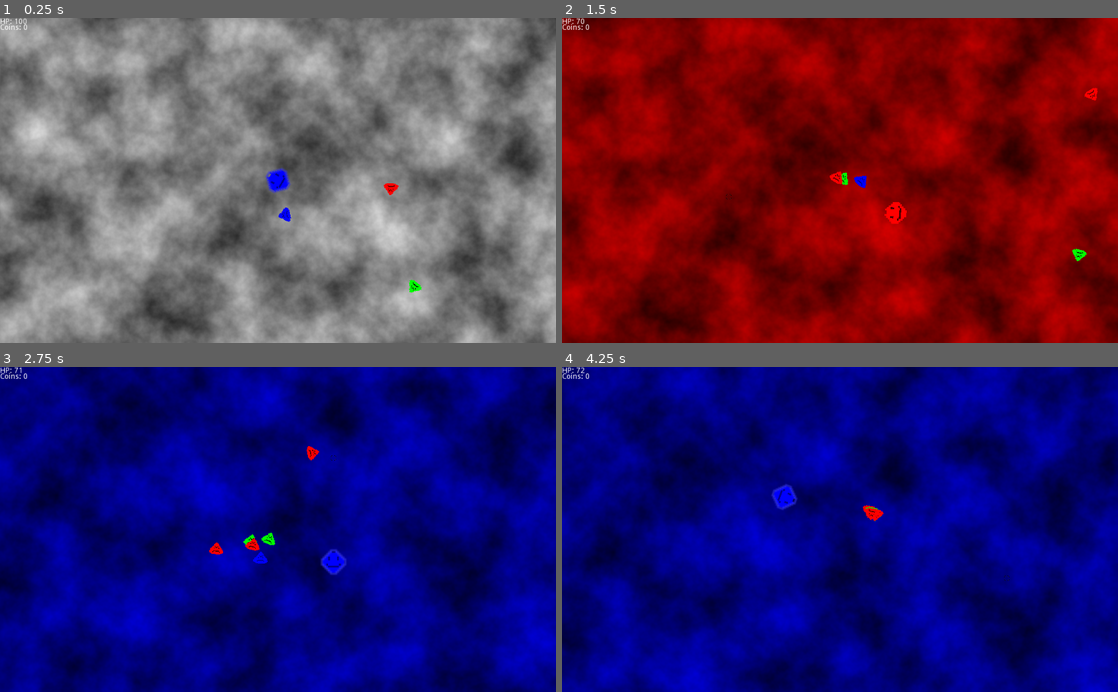
Above: before the commit, frames 1-4 (two rows, left to right).
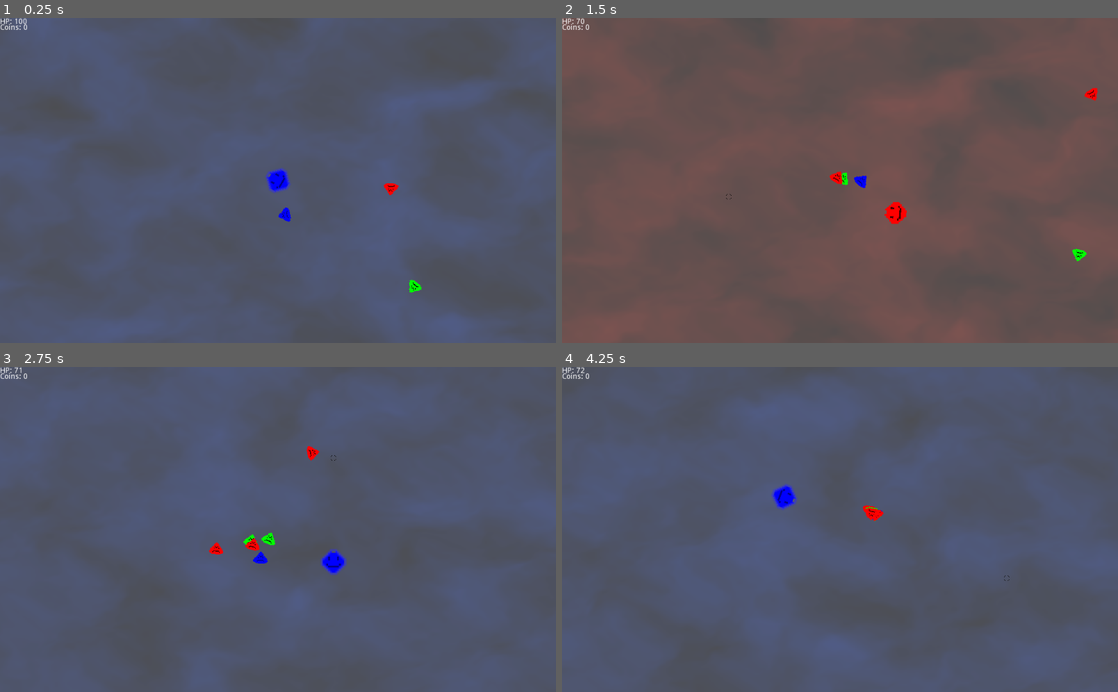
Above: after the commit, the same moments.

Repository: JuanG10/boss
Game: Godot game, scene res://proof of concept.tscn
Same seed, same stepped clock (60 frames per second), same inputs: the game is played once before the commit and once after it. The engine's default icon, where the game draws it, is replaced by a stand-in: a white triangle on a blue panel in a dark square.
Inputs (mouse positions are in pixels of both pictures, inside the frame that each line leads up to):
- Up to frame 1 (0.25 s): no input
- Up to frame 2 (1.5 s): tap Enter (ui_accept) at 0.5, 0.77 s; move the mouse to (962, 164) at 0.52 s; hold D (right) 0.53-1.28 s; tap E (next_color) at 0.6 s; tap Q (previous_color) at 0.8, 1.35 s; move the mouse to (728, 196) at 1.27 s; hold S (down) from 1.28 s (still down)
- Up to frame 3 (2.75 s): tap Enter (ui_accept) at 1.52 s; tap E (next_color) at 1.55, 2.1 s; move the mouse to (333, 458) at 2.02 s; release S (down) at 2.03 s; hold D (right) from 2.03 s (still down); tap Q (previous_color) at 2.3 s
- Up to frame 4 (4.25 s): move the mouse to (812, 594) at 2.77 s; release D (right) at 2.78 s; hold W (up) 2.78-3.53 s; tap Q (previous_color) at 2.85, 3.8 s; tap Enter (ui_accept) at 3.02, 3.77 s; tap E (next_color) at 3.05, 3.6 s; move the mouse to (1006, 578) at 3.52 s; hold A (left) from 3.53 s (still down)

The runs differ from the first frame. In frame 1, 86% of the frame differs, in the area x 0-100%, y 0-100%; in frame 2, 100%; in frame 3, 99%; in frame 4, 100%.

Commit message:
nieblaDeFondoHecha

Diff:
--- /dev/null
+++ b/Fondos/Fog/FogBackground.gd
@@ -0,0 +1,14 @@
+extends Sprite
+
+const COLORS = {
+	0 : Vector3(0.35, 0.48, 0.95), # Azul
+	1 : Vector3(0.25, 0.88, 0.35),  # Verde
+	2 : Vector3(0.85, 0.38, 0.35) # Rojo
+}
+
+var pos:int = 0
+
+func change_bg_color(next:bool)->void:
+	if next: pos = (pos + 1) % COLORS.size()
+	else: pos = (pos + 2) % COLORS.size()
+	material.set_shader_param("color", COLORS[pos])
--- /dev/null
+++ b/Fondos/Fog/FogBackground.tscn
@@ -0,0 +1,64 @@
+[gd_scene load_steps=5 format=2]
+
+[ext_resource path="res://icon.png" type="Texture" id=1]
+[ext_resource path="res://Fondos/Fog/FogBackground.gd" type="Script" id=2]
+
+[sub_resource type="Shader" id=1]
+code = "shader_type canvas_item;
+
+uniform vec3 color; // AZUL_INICIAL = vec3(0.35, 0.48, 0.95)
+uniform int OCTAVES = 4;
+
+float rand(vec2 coord){
+	return fract(sin(dot(coord.xy ,vec2(12.9898,78.233))) * 43758.5453);
+}
+
+float noise(vec2 coord){
+	vec2 i = floor(coord); // El int
+	vec2 f = fract(coord); // La fracción (ej: .05)
+
+	// Las cuatro esquinas
+	float a = rand(i); // (0,0);
+	float b = rand(i + vec2(1.0, 0.0));
+	float c = rand(i + vec2(0.0, 1.0));
+	float d = rand(i + vec2(1.0, 1.0));
+
+	vec2 cubic = f * f * (3.0 - 2.0 * f);
+	// No sé como funciona, pero funciona
+	return mix(a, b, cubic.x) + (c - a) * cubic.y * (1.0 - cubic.x) + (d - b) * cubic.x * cubic.y;
+}
+
+float fbm(vec2 coord){
+	float value = 0.0;
+	float scale = 0.5;
+
+	for(int i = 0; i < OCTAVES; i++){
+		value += noise(coord) * scale;
+		coord *= 2.0;
+		scale *= 0.5;
+	}
+	return value;
+}
+
+void fragment() { // Color por cada pixel de la pantalla
+	vec2 coord = UV * 25.0;
+
+	vec2 motion = vec2( fbm(coord + vec2(TIME * -0.55, TIME * 0.55)) );
+
+	float final = fbm(coord + motion);
+
+	COLOR = vec4(color, final * 0.4);
+}"
+custom_defines = ""
+
+[sub_resource type="ShaderMaterial" id=2]
+shader = SubResource( 1 )
+shader_param/color = Vector3( 0.35, 0.48, 0.95 )
+shader_param/OCTAVES = 4
+
+[node name="FogBackground" type="Sprite"]
+material = SubResource( 2 )
+position = Vector2( 512, 300 )
+scale = Vector2( 30, 20 )
+texture = ExtResource( 1 )
+script = ExtResource( 2 )
--- a/Player/Player.gd
+++ b/Player/Player.gd
@@ -117,12 +117,12 @@
 func next_color():
 	n = (n + 1)%3
 	$Sprite.modulate = colores[n]
-	get_parent().get_node("Noise").modulate = colores[n]
+	FogBackground.change_bg_color(true)
 
 func previous_color():
 	n = (n + 2)%3
 	$Sprite.modulate = colores[n]
-	get_parent().get_node("Noise").modulate = colores[n]
+	FogBackground.change_bg_color(false)
 
 func _on_grab_coin(area):
 	area.grab()
--- a/project.godot
+++ b/project.godot
@@ -22,6 +22,7 @@
 [autoload]
 
 GlobalVariables="*res://global_variables.gd"
+FogBackground="*res://Fondos/Fog/FogBackground.tscn"
 
 [input]
 
--- a/proof of concept.tscn
+++ b/proof of concept.tscn
@@ -7,16 +7,6 @@
 [ext_resource path="res://cursor.png" type="Texture" id=5]
 [ext_resource path="res://Cursor.gd" type="Script" id=6]
 [ext_resource path="res://Coins.gd" type="Script" id=7]
-
-[sub_resource type="OpenSimplexNoise" id=1]
-octaves = 5
-lacunarity = 2.35
-
-[sub_resource type="NoiseTexture" id=2]
-width = 1024
-height = 600
-bump_strength = 0.0
-noise = SubResource( 1 )
 
 [node name="Main" type="Node"]
 script = ExtResource( 3 )
@@ -60,10 +50,3 @@
 scale = Vector2( 0.01, 0.01 )
 texture = ExtResource( 5 )
 script = ExtResource( 6 )
-
-[node name="Noise" type="Sprite" parent="."]
-show_behind_parent = true
-light_mask = 0
-position = Vector2( 513.695, 303.041 )
-z_index = -1
-texture = SubResource( 2 )
Not shown: 1 places in proof of concept.tscn that only renumber resources
